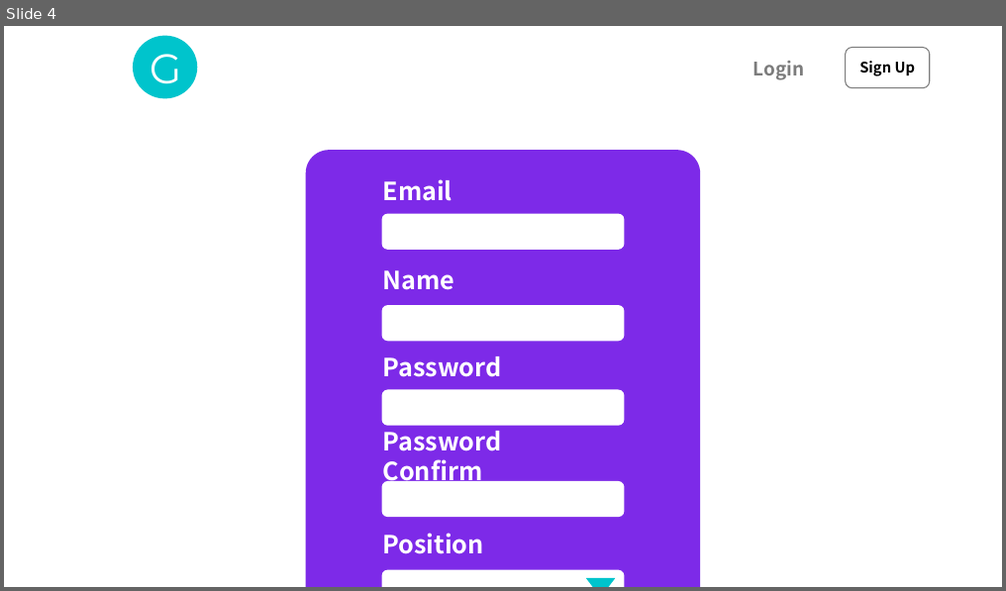
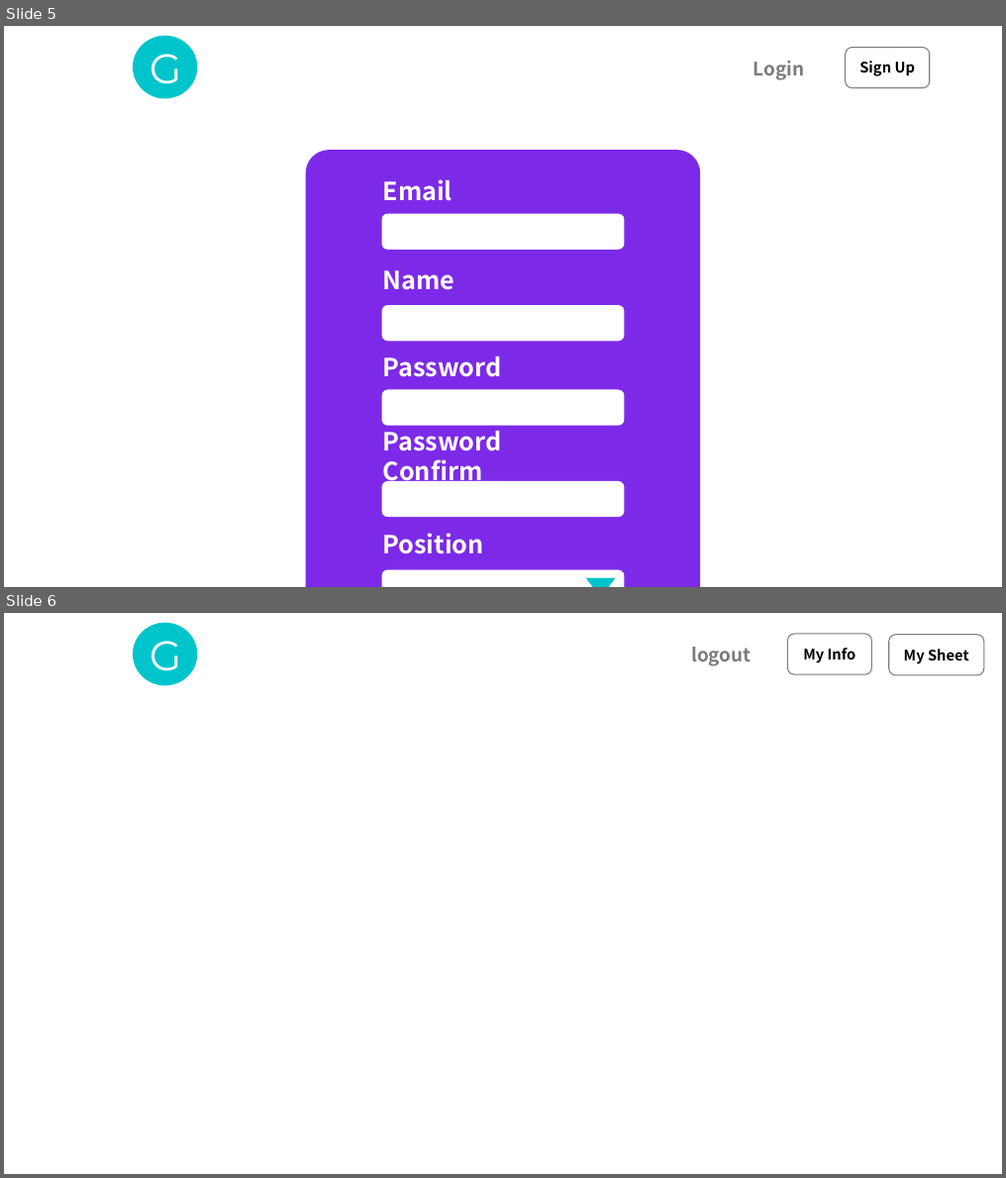
Before and after one commit to sungjaeyoon/Gathering-Bot, a slide deck: page-design.pptx. Shown one above the other, each under a label of ours: slide 4 before the commit, slides 5 and 6 after it. The pictures are 1006x591 and 1006x1178 pixels, drawn with LibreOffice and Linux fonts; fonts in the diff are those of the drawing. Boxes give left, top, right and bottom in pixels: in the first picture for what was removed or moved away, otherwise in the second. Text is boxed around its words. In the diff, an @@ line names an element or a change of style, - is before the commit and + after.

```diff
--- a/page-design.pptx
+++ b/page-design.pptx
@@ slide 6 added at bbox=[4, 613, 1002, 1174], background #FFFFFF @@
@@ ellipse added at bbox=[133, 623, 197, 685], fill #00C4CC, 40 pt, text #FFFFFF @@
+G
@@ rounded rectangle added at bbox=[788, 634, 872, 675], fill #FFFFFF, outline #7C7C7C 1 pt, 14 pt, text #000000, bold @@
+My Info
@@ rounded rectangle added at bbox=[889, 635, 984, 676], fill #FFFFFF, outline #7C7C7C 1 pt, 14 pt, text #000000, bold @@
+My Sheet
@@ text added at bbox=[691, 647, 750, 666], 18 pt, text #7C7C7C, bold @@
+logout
@@ what was slide 4 is now slide 5 @@
```
Also in this commit, not shown: 1 other slide added.
